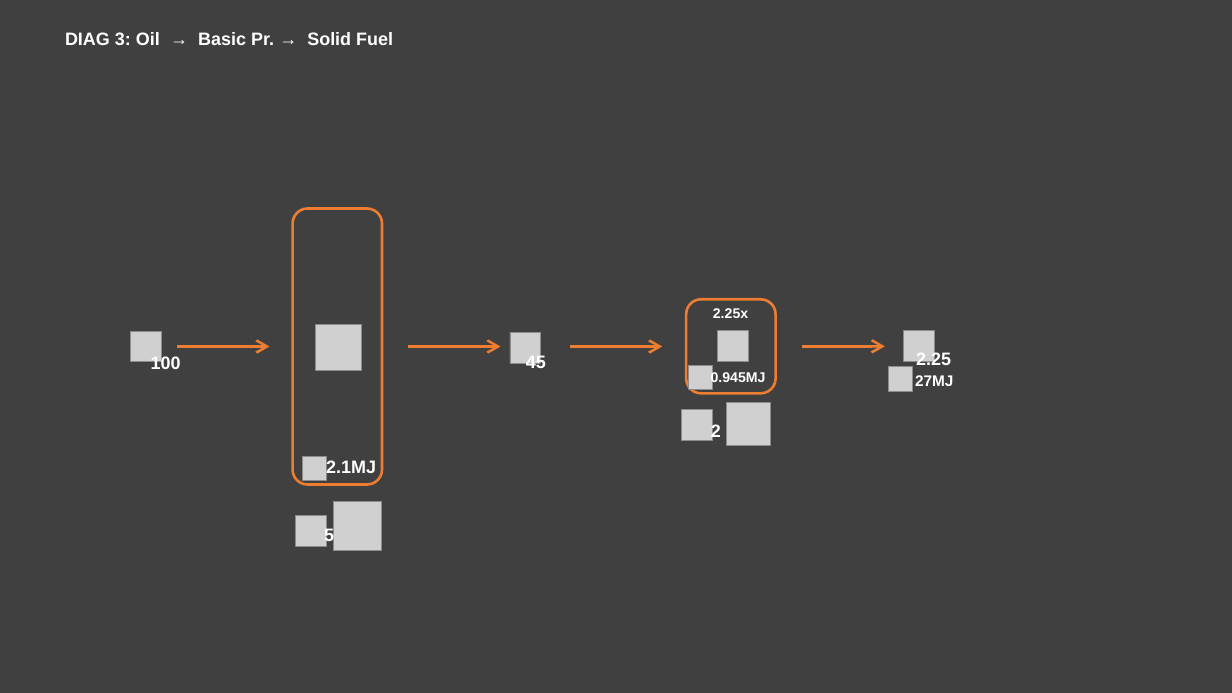
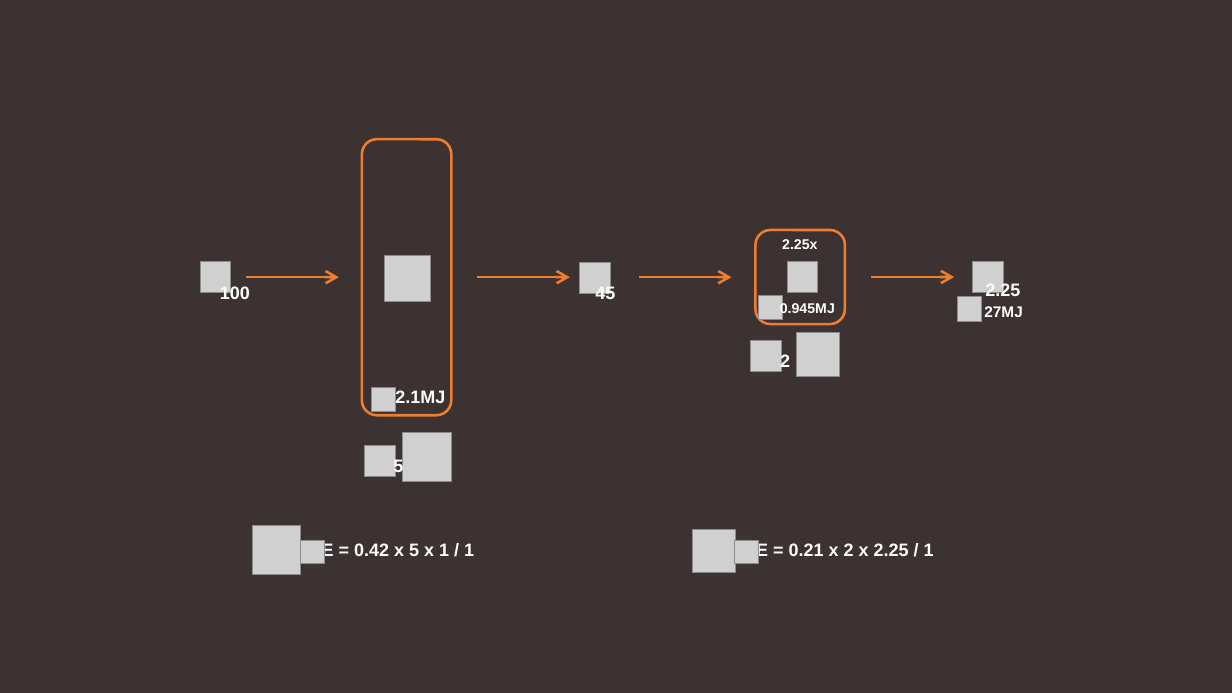
Before and after one commit to AlternativeFFFF/Alt-F4, a slide deck: slide 5 of submissions/burning-questions/factorio-fuel-energy-1.pptx (slide 4 before the commit). Drawn at 1232x693 pixels with LibreOffice and Linux fonts; fonts in the diff are those of the drawing; grey boxes stand for pictures. Boxes give left, top, right and bottom in pixels: in the first picture for what was removed or moved away, otherwise in the second. Text is boxed around its words. In the diff, an @@ line names an element or a change of style, - is before the commit and + after.

```diff
--- a/submissions/burning-questions/factorio-fuel-energy-1.pptx
+++ b/submissions/burning-questions/factorio-fuel-energy-1.pptx
@@ background #404040 to #3C3232 @@
@@ text removed at <box>65,32,393,45</box> @@
-DIAG 3: Oil → Basic Pr. → Solid Fuel
@@ 12 pictures, 9 texts, 4 arrows, 2 rounded rectangles: place and size @@
-12 pictures, 9 texts, 4 arrows, 2 rounded rectangles at <box>131,209,953,551</box>
+12 pictures, 9 texts, 4 arrows, 2 rounded rectangles at <box>201,140,1022,482</box>
@@ picture added at <box>252,525,301,574</box> @@
@@ picture added at <box>692,530,736,573</box> @@
@@ picture added at <box>300,540,324,564</box> @@
@@ text added at <box>322,542,474,560</box>, 14 pt, text #FFFFFF, bold @@
+E = 0.42 x 5 x 1 / 1
@@ picture added at <box>735,540,759,564</box> @@
@@ text added at <box>756,542,934,560</box>, 14 pt, text #FFFFFF, bold @@
+E = 0.21 x 2 x 2.25 / 1
```
Also in this commit, not shown: 6 other slides changed, 10 slides added, 1 slide removed, 1 other file.
